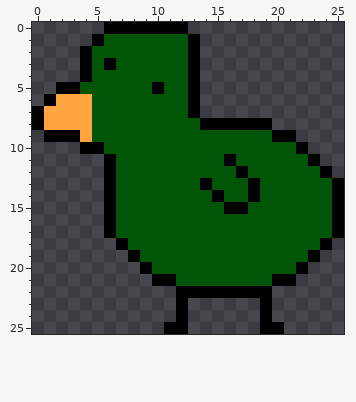
File history of a pixel-art file, WIP/JayBird.aseprite. Above: the version before the commit.
26x26 pixels, 1 frame.
New version:
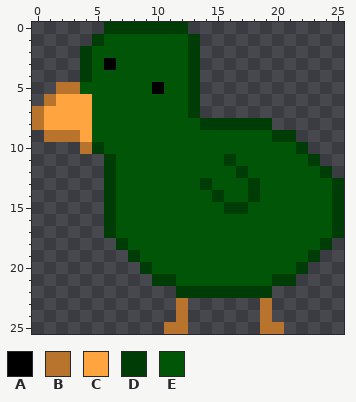
Palette (. is transparent): A #000000  B #b8742c  C #ffa43e  D #003c05  E #005606
From old to new:
y 0: x 6..12 AAAAAAA -> DDDDDDD
y 1: x 5 A -> D; x 13 A -> D
y 2..4: x 4 A -> D; x 13 A -> D
y 5: x 2..3 AA -> BB; x 13 A -> D
y 6: x 1 A -> B; x 13 A -> D
y 7: x 0 A -> B; x 13 A -> D
y 8: x 0 A -> B; x 14..19 AAAAAA -> DDDDDD
y 9: x 1..3 AAA -> BBB; x 20..21 AA -> DD
y 10: x 4..5 AA -> BD; x 22 A -> D
y 11: x 6 A -> D; x 16 A -> D; x 23 A -> D
y 12: x 6 A -> D; x 17 A -> D; x 24 A -> D
y 13: x 6 A -> D; x 14 A -> D; x 18 A -> D; x 25 A -> D
y 14: x 6 A -> D; x 15 A -> D; x 18 A -> D; x 25 A -> D
y 15: x 6 A -> D; x 16..17 AA -> DD; x 25 A -> D
y 16..17: x 6 A -> D; x 25 A -> D
y 18: x 7 A -> D; x 24 A -> D
y 19: x 8 A -> D; x 23 A -> D
y 20: x 9 A -> D; x 22 A -> D
y 21: x 10..11 AA -> DD; x 20..21 AA -> DD
y 22: x 12..19 AAAAAAAA -> DDDDDDDD
y 23..24: x 12 A -> B; x 19 A -> B
y 25: x 11..12 AA -> BB; x 19..20 AA -> BB
